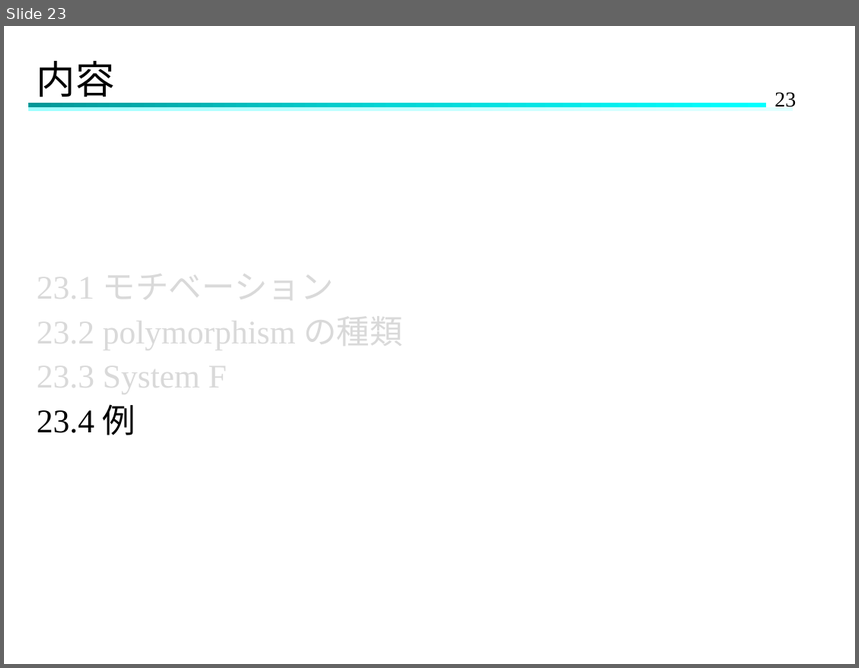
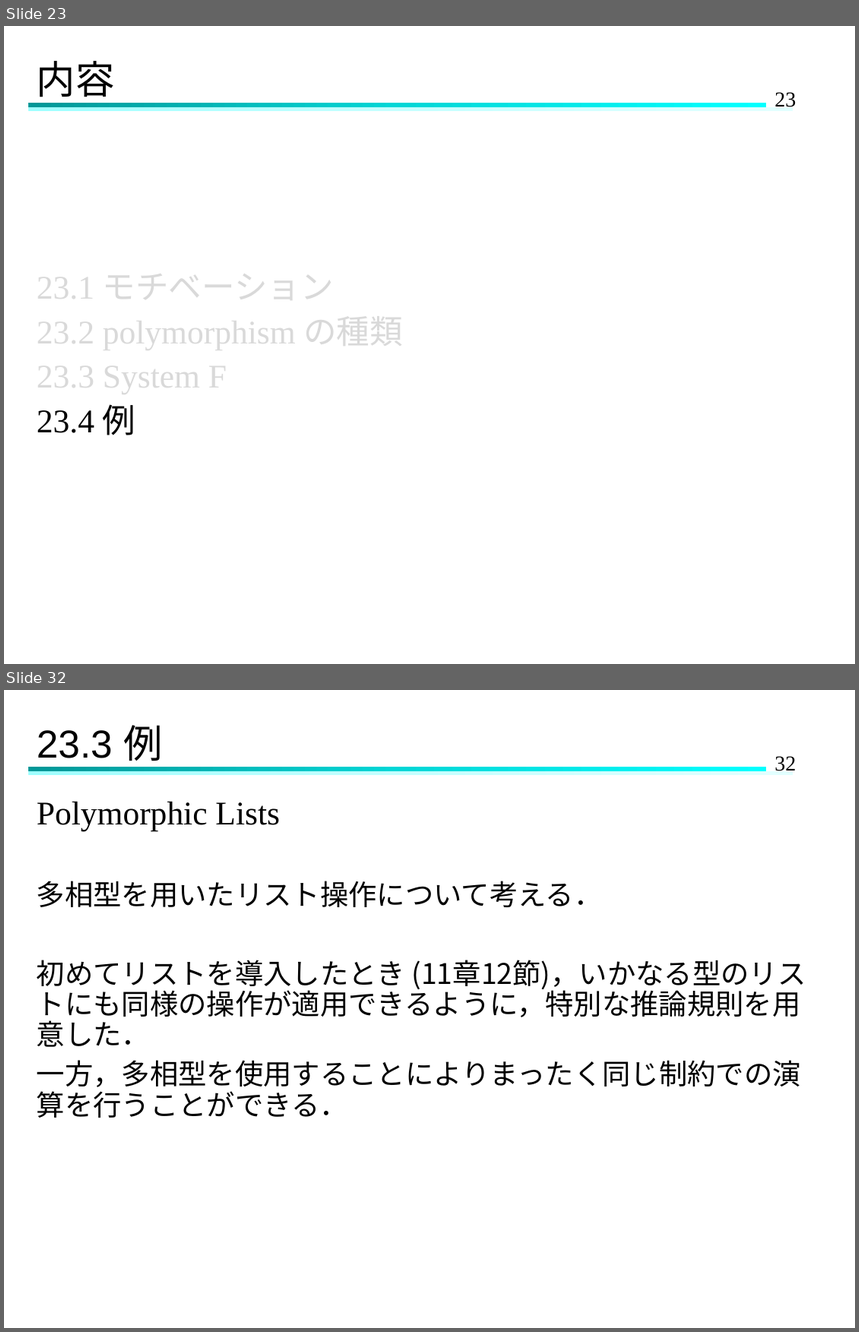
Before and after one commit to Hinata-Mikami/HinataMikami, a slide deck: 研究室関連/TAPL/TAPL-23.pptx. Shown one above the other, each under a label of ours: slide 23 before the commit, slides 23 and 32 after it; the slides between them are not shown. The pictures are 859x668 and 859x1332 pixels, drawn with LibreOffice and Linux fonts; fonts in the diff are those of the drawing. Boxes give left, top, right and bottom in pixels: in the first picture for what was removed or moved away, otherwise in the second. Text is boxed around its words. In the diff, an @@ line names an element or a change of style, - is before the commit and + after.

```diff
--- a/研究室関連/TAPL/TAPL-23.pptx
+++ b/研究室関連/TAPL/TAPL-23.pptx
@@ slide 32 added at box(4, 690, 855, 1328), background #FFFFFF; not listed: 3 template elements that a slide beside it also shows @@
@@ title added at box(37, 725, 162, 768), 33 pt, text #000000 @@
+23.3 例
@@ text added at box(37, 801, 807, 1118), 24 pt, text #000000 @@
+Polymorphic Lists
+多相型を用いたリスト操作について考える．
+初めてリストを導入したとき (11章12節)，いかなる型のリストにも同様の操作が適用できるように，特別な推論規則を用意した．
+一方，多相型を使用することによりまったく同じ制約での演算を行うことができる．
```
Also in this commit, not shown: 4 slides changed, 15 other slides added.
